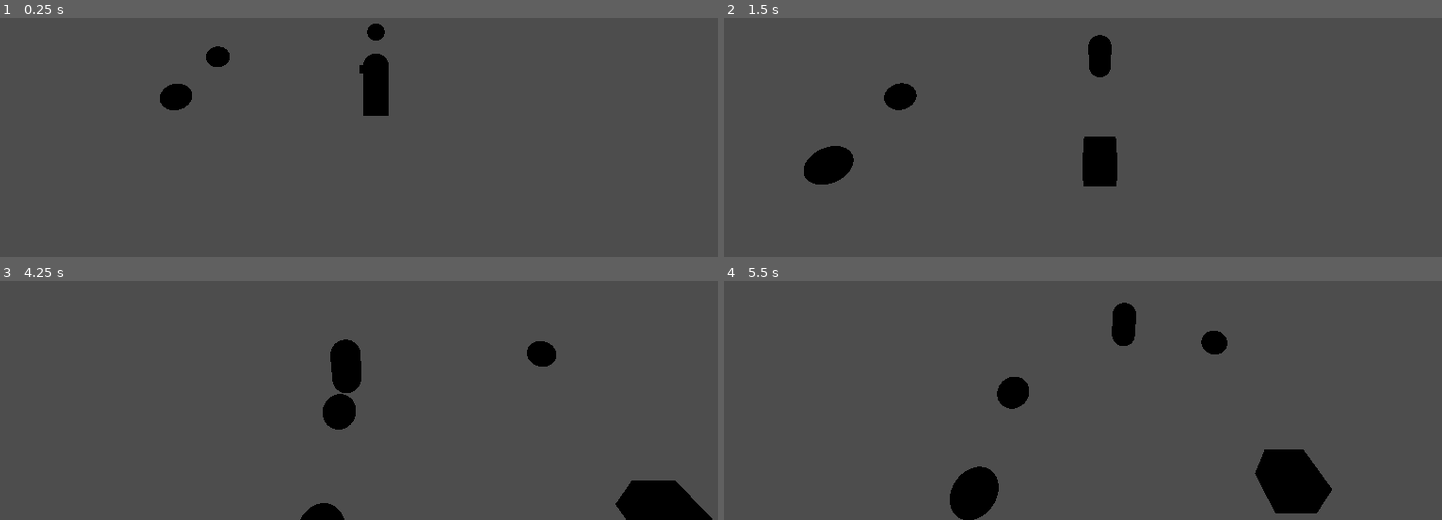
Above: before the commit, frames 1-4 (two rows, left to right).
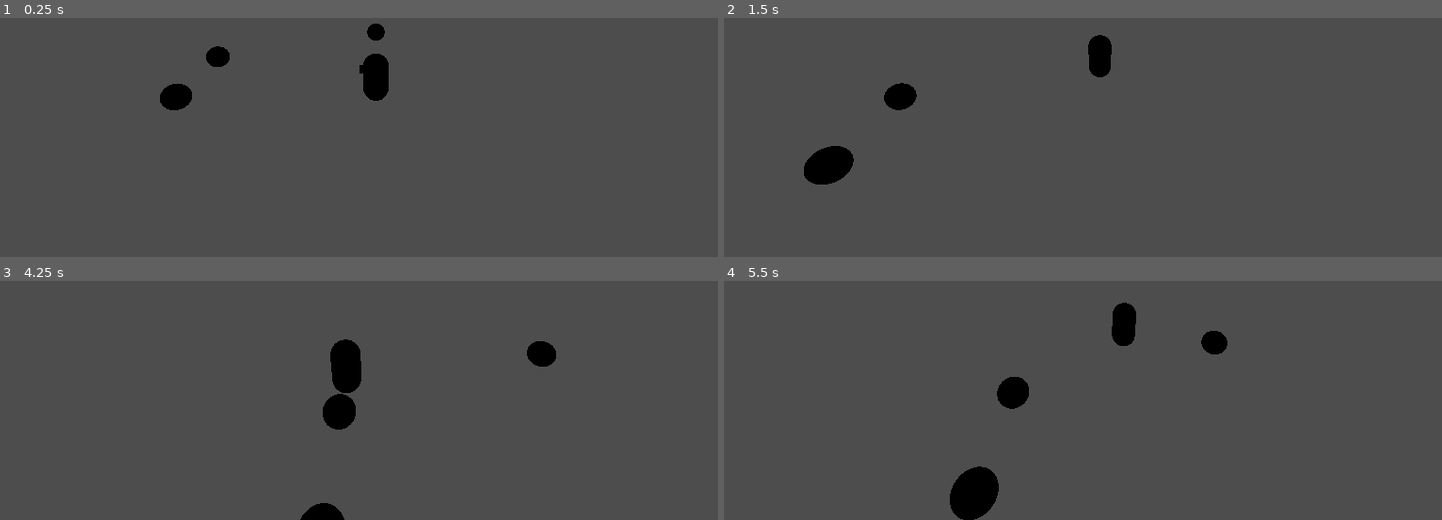
Above: after the commit, the same moments.

Repository: mnedel-ops/tcc
Game: Godot game, scene res://main.tscn
Same seed, same stepped clock (60 frames per second), same inputs: the game is played once before the commit and once after it.
Inputs:
- Up to frame 1 (0.25 s): no input
- Up to frame 2 (1.5 s): tap Enter at 0.5 s; hold W (menu_up) from 0.53 s (still down)
- Up to frame 3 (4.25 s): release W (menu_up) at 2.03 s; hold A (move_left) 2.03-3.53 s; hold S (menu_down) from 3.53 s (still down)
- Up to frame 4 (5.5 s): release S (menu_down) at 4.28 s; hold D (menu_right) 4.28-5.03 s; hold W (menu_up) from 5.03 s (still down)

The runs differ from the first frame. In frame 1, 0.3% of the frame differs, in the area x 50-55%, y 30-41%; in frame 2, 1.0%; in frame 3, 1.7%; in frame 4, 2.1%, in the area x 73-85%, y 70-98%.

Commit message:
Mudar fase
Em vez de mover o jogador, mover a fase e assim, preservar o jogador e seus dados

Diff:
--- a/jogo/tcc-movement/main.tscn
+++ b/jogo/tcc-movement/main.tscn
@@ -1,30 +1,20 @@
 [gd_scene format=3 uid="uid://qpi32vuj8vcr"]
 
+[ext_resource type="PackedScene" uid="uid://depmw26wbrjt1" path="res://scene1.tscn" id="1_272bh"]
 [ext_resource type="PackedScene" uid="uid://cvnumu170lca7" path="res://Player/player.tscn" id="1_ig7tw"]
+[ext_resource type="Script" uid="uid://bed66nl4l3rew" path="res://scene_manager.gd" id="1_lquwl"]
 [ext_resource type="Script" uid="uid://i8hwn8g0i6hc" path="res://Player/camera_rig.gd" id="2_0xm2m"]
 [ext_resource type="PackedScene" uid="uid://i02ouo6uredv" path="res://Interfaces/menu_pause.tscn" id="3_h2yge"]
-[ext_resource type="PackedScene" uid="uid://lkv7cq3sslkk" path="res://Inventory/interactable_item.tscn" id="4_1bvp3"]
 [ext_resource type="Resource" uid="uid://bt4psd2exd6eu" path="res://Inventory/inventory.tres" id="4_lquwl"]
-[ext_resource type="Script" uid="uid://cq0o7r4jvvodg" path="res://porta.gd" id="6_7mycd"]
-
-[sub_resource type="BoxShape3D" id="BoxShape3D_7dm0k"]
-size = Vector3(20, 0.5, 20)
-
-[sub_resource type="BoxMesh" id="BoxMesh_0xm2m"]
-
-[sub_resource type="BoxShape3D" id="BoxShape3D_lquwl"]
-size = Vector3(1, 3.6341553, 1)
-
-[sub_resource type="BoxMesh" id="BoxMesh_7mycd"]
 
 [node name="main" type="Node3D" unique_id=1718374945]
 
-[node name="StaticBody3D" type="StaticBody3D" parent="." unique_id=279849664]
-collision_layer = 2
-
-[node name="CollisionShape3D" type="CollisionShape3D" parent="StaticBody3D" unique_id=2032803117]
-transform = Transform3D(1, 0, 0, 0, 1, 0, 0, 0, 1, 0, -0.24859619, 0)
-shape = SubResource("BoxShape3D_7dm0k")
+[node name="SceneManager" type="Node" parent="." unique_id=683896519 node_paths=PackedStringArray("level_holder", "player", "camera_rig") groups=["scene_manager"]]
+script = ExtResource("1_lquwl")
+level_holder = NodePath("../LevelHolder")
+player = NodePath("../player")
+camera_rig = NodePath("../CameraRig")
+first_level = ExtResource("1_272bh")
 
 [node name="player" parent="." unique_id=247398753 groups=["player"] instance=ExtResource("1_ig7tw")]
 
@@ -35,30 +25,7 @@
 [node name="Camera3D" type="Camera3D" parent="CameraRig" unique_id=2006775177]
 transform = Transform3D(1, 0, 0, 0, 0.8903082, 0.45535845, 0, -0.45535845, 0.8903082, 0, 7, 9)
 
-[node name="MeshInstance3D" type="MeshInstance3D" parent="." unique_id=1028059810]
-mesh = SubResource("BoxMesh_0xm2m")
-
 [node name="MenuPause" parent="." unique_id=1170522014 instance=ExtResource("3_h2yge")]
 mochila = ExtResource("4_lquwl")
 
-[node name="InteractableItem" parent="." unique_id=1606038511 groups=["collectible"] instance=ExtResource("4_1bvp3")]
-transform = Transform3D(1, 0, 0, 0, 1, 0, 0, 0, 1, 0, 0, -5.4100204)
-
-[node name="InteractableItem2" parent="." unique_id=1955324893 groups=["collectible"] instance=ExtResource("4_1bvp3")]
-transform = Transform3D(1, 0, 0, 0, 1, 0, 0, 0, 1, -7.5887017, 0, -2.5382733)
-
-[node name="InteractableItem3" parent="." unique_id=110038747 groups=["collectible"] instance=ExtResource("4_1bvp3")]
-transform = Transform3D(1, 0, 0, 0, 1, 0, 0, 0, 1, -7.5887017, 0, 0.56134605)
-
-[node name="porta" type="Area3D" parent="." unique_id=1937842032]
-transform = Transform3D(1, 0, 0, 0, 1, 0, 0, 0, 1, 0, 1, 9.041096)
-script = ExtResource("6_7mycd")
-
-[node name="CollisionShape3D" type="CollisionShape3D" parent="porta" unique_id=1719133332]
-transform = Transform3D(2.001714, 0, 0, 0, 1, 0, 0, 0, 0.427449, 0, 0.8283081, 0)
-shape = SubResource("BoxShape3D_lquwl")
-
-[node name="MeshInstance3D" type="MeshInstance3D" parent="porta" unique_id=1109346113]
-mesh = SubResource("BoxMesh_7mycd")
-
-[connection signal="body_entered" from="porta" to="porta" method="_on_body_entered"]
+[node name="LevelHolder" type="Node3D" parent="." unique_id=503556042]
--- a/jogo/tcc-movement/porta.gd
+++ b/jogo/tcc-movement/porta.gd
@@ -1,15 +1,19 @@
+class_name SceneDoor
 extends Area3D
 
+@export var target_level: PackedScene
+@export var target_spawn_point: String = "SpawnPoint_Default"
 
-# Called when the node enters the scene tree for the first time.
 func _ready() -> void:
-	pass # Replace with function body.
+	body_entered.connect(_on_body_entered)
 
+func _on_body_entered(body: Node3D) -> void:
+	if not body.is_in_group("player"):
+		return
 
-# Called every frame. 'delta' is the elapsed time since the previous frame.
-func _process(delta: float) -> void:
-	pass
+	var scene_manager := get_tree().get_first_node_in_group("scene_manager") as SceneManager
+	if scene_manager == null:
+		push_error("SceneManager nao encontrado")
+		return
 
-
-func _on_body_entered(body: Player) -> void:
-	print("entrou na porta")
+	scene_manager.change_level(target_level, target_spawn_point)
--- a/jogo/tcc-movement/project.godot
+++ b/jogo/tcc-movement/project.godot
@@ -19,6 +19,7 @@
 
 collectible=""
 player=""
+scene_manager=""
 
 [input]
 
--- /dev/null
+++ b/jogo/tcc-movement/scene1.tscn
@@ -0,0 +1,47 @@
+[gd_scene format=3 uid="uid://depmw26wbrjt1"]
+
+[ext_resource type="PackedScene" uid="uid://lkv7cq3sslkk" path="res://Inventory/interactable_item.tscn" id="1_p20re"]
+[ext_resource type="Script" uid="uid://cq0o7r4jvvodg" path="res://porta.gd" id="2_m2sqd"]
+[ext_resource type="PackedScene" uid="uid://dxh818mftoswm" path="res://scene_2.tscn" id="3_m2sqd"]
+
+[sub_resource type="BoxShape3D" id="BoxShape3D_7dm0k"]
+size = Vector3(20, 0.5, 20)
+
+[sub_resource type="BoxShape3D" id="BoxShape3D_ho7oe"]
+size = Vector3(1, 3.6341553, 1)
+
+[sub_resource type="BoxMesh" id="BoxMesh_nmhtg"]
+
+[node name="Scene1" type="Node3D" unique_id=736120714]
+
+[node name="StaticBody3D" type="StaticBody3D" parent="." unique_id=880033483]
+collision_layer = 2
+
+[node name="CollisionShape3D" type="CollisionShape3D" parent="StaticBody3D" unique_id=287061618]
+transform = Transform3D(1, 0, 0, 0, 1, 0, 0, 0, 1, 0, -0.24859619, 0)
+shape = SubResource("BoxShape3D_7dm0k")
+
+[node name="InteractableItem" parent="StaticBody3D" unique_id=1606038511 groups=["collectible"] instance=ExtResource("1_p20re")]
+transform = Transform3D(1, 0, 0, 0, 1, 0, 0, 0, 1, 0, 0, -5.4100204)
+
+[node name="InteractableItem2" parent="StaticBody3D" unique_id=414993532 groups=["collectible"] instance=ExtResource("1_p20re")]
+transform = Transform3D(1, 0, 0, 0, 1, 0, 0, 0, 1, -7.5887017, 0, -2.5382733)
+
+[node name="InteractableItem3" parent="StaticBody3D" unique_id=1026870978 groups=["collectible"] instance=ExtResource("1_p20re")]
+transform = Transform3D(1, 0, 0, 0, 1, 0, 0, 0, 1, -7.5887017, 0, 0.56134605)
+
+[node name="DoorToB" type="Area3D" parent="StaticBody3D" unique_id=1415162792]
+transform = Transform3D(1, 0, 0, 0, 1, 0, 0, 0, 1, 0, 1, 9.041096)
+script = ExtResource("2_m2sqd")
+target_level = ExtResource("3_m2sqd")
+
+[node name="CollisionShape3D" type="CollisionShape3D" parent="StaticBody3D/DoorToB" unique_id=140365968]
+transform = Transform3D(1, 0, 0, 0, 1, 0, 0, 0, 1, 0, 0.8283081, 0)
+shape = SubResource("BoxShape3D_ho7oe")
+
+[node name="MeshInstance3D" type="MeshInstance3D" parent="StaticBody3D/DoorToB" unique_id=1762490091]
+mesh = SubResource("BoxMesh_nmhtg")
+
+[node name="SpawnPoint_Default" type="Marker3D" parent="StaticBody3D" unique_id=1072091716]
+
+[connection signal="body_entered" from="StaticBody3D/DoorToB" to="StaticBody3D/DoorToB" method="_on_body_entered"]
--- a/jogo/tcc-movement/scene_2.tscn
+++ b/jogo/tcc-movement/scene_2.tscn
@@ -1,11 +1,36 @@
 [gd_scene format=3 uid="uid://dxh818mftoswm"]
+
+[ext_resource type="Script" uid="uid://cq0o7r4jvvodg" path="res://porta.gd" id="1_3r24c"]
+[ext_resource type="PackedScene" uid="uid://depmw26wbrjt1" path="res://scene1.tscn" id="2_ogt5y"]
 
 [sub_resource type="BoxShape3D" id="BoxShape3D_8dwar"]
 size = Vector3(50, 0.5, 50)
 
-[node name="scene2" type="Node3D" unique_id=902831012]
+[sub_resource type="BoxShape3D" id="BoxShape3D_3r24c"]
+size = Vector3(1, 3.6341553, 1)
+
+[sub_resource type="BoxMesh" id="BoxMesh_ogt5y"]
+
+[node name="Scene2" type="Node3D" unique_id=797117270]
+
+[node name="SpawnPoint_FromA" type="Marker3D" parent="." unique_id=1487543955]
+transform = Transform3D(1, 0, 0, 0, 1, 0, 0, 0, 1, 0, 0.38857448, 0)
 
 [node name="StaticBody3D" type="StaticBody3D" parent="." unique_id=1551058803]
 
 [node name="CollisionShape3D" type="CollisionShape3D" parent="StaticBody3D" unique_id=965140357]
 shape = SubResource("BoxShape3D_8dwar")
+
+[node name="DoorToA" type="Area3D" parent="." unique_id=1951286211]
+transform = Transform3D(1, 0, 0, 0, 1, 0, 0, 0, 1, 0, 1, 9.041096)
+script = ExtResource("1_3r24c")
+target_level = ExtResource("2_ogt5y")
+
+[node name="CollisionShape3D" type="CollisionShape3D" parent="DoorToA" unique_id=984616267]
+transform = Transform3D(1, 0, 0, 0, 1, 0, 0, 0, 1, 0, 0.8283081, 0)
+shape = SubResource("BoxShape3D_3r24c")
+
+[node name="MeshInstance3D" type="MeshInstance3D" parent="DoorToA" unique_id=380216817]
+mesh = SubResource("BoxMesh_ogt5y")
+
+[connection signal="body_entered" from="DoorToA" to="DoorToA" method="_on_body_entered"]
--- /dev/null
+++ b/jogo/tcc-movement/scene_manager.gd
@@ -0,0 +1,32 @@
+class_name SceneManager
+extends Node
+
+@export var level_holder: Node3D
+@export var player: CharacterBody3D
+@export var camera_rig: Node3D
+@export var first_level: PackedScene        # arrasta Scene1.tscn aqui no Inspector
+@export var first_spawn_point: String = "SpawnPoint_Default"
+
+var _current_level: Node3D
+
+func _ready() -> void:
+	add_to_group("scene_manager")
+	if first_level:
+		change_level(first_level, first_spawn_point)
+
+func change_level(new_level_scene: PackedScene, spawn_point_name: String) -> void:
+	if _current_level:
+		_current_level.queue_free()
+
+	var new_level: Node3D = new_level_scene.instantiate()
+	level_holder.add_child(new_level)
+	_current_level = new_level
+
+	var spawn := new_level.get_node_or_null(spawn_point_name) as Marker3D
+	if spawn == null:
+		push_warning("Spawn '%s' nao existe em %s" % [spawn_point_name, new_level.name])
+		return
+
+	player.velocity = Vector3.ZERO             # zera momentum, evita herdar impulso da scene anterior
+	player.global_transform = spawn.global_transform
+	camera_rig.set_player(player)               # reusa o setter do CameraRig (recentraliza sem lerp)
Not shown, added: jogo/tcc-movement/scene_manager.gd.uid
